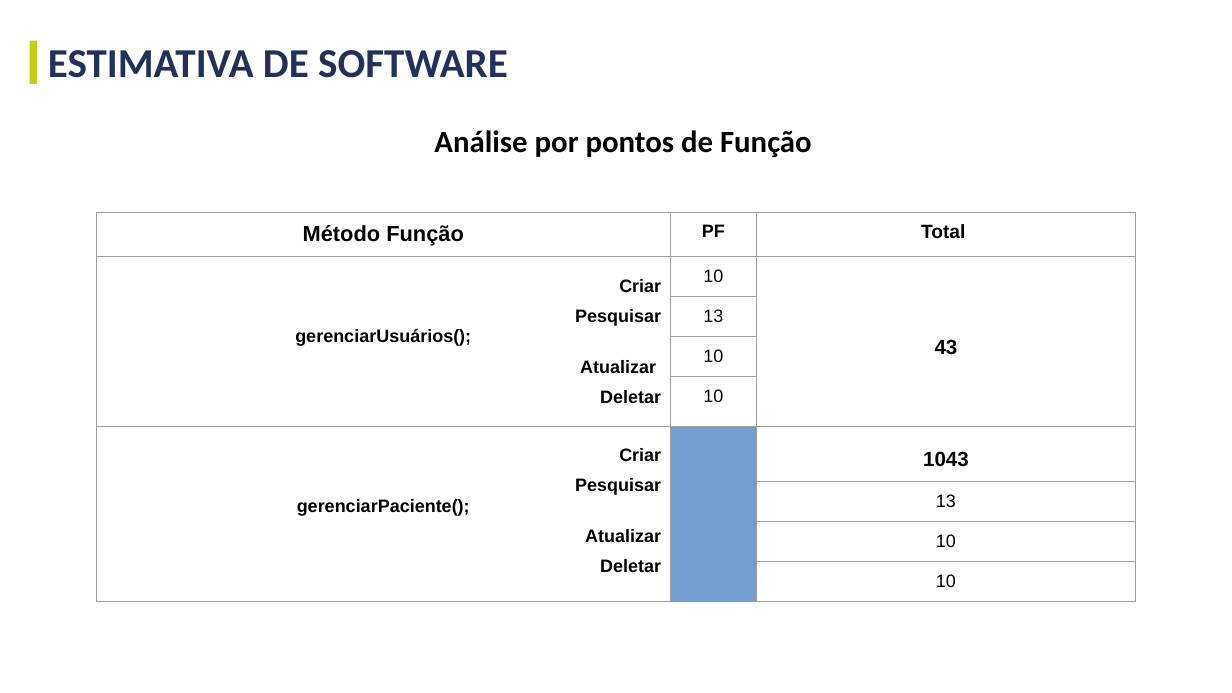
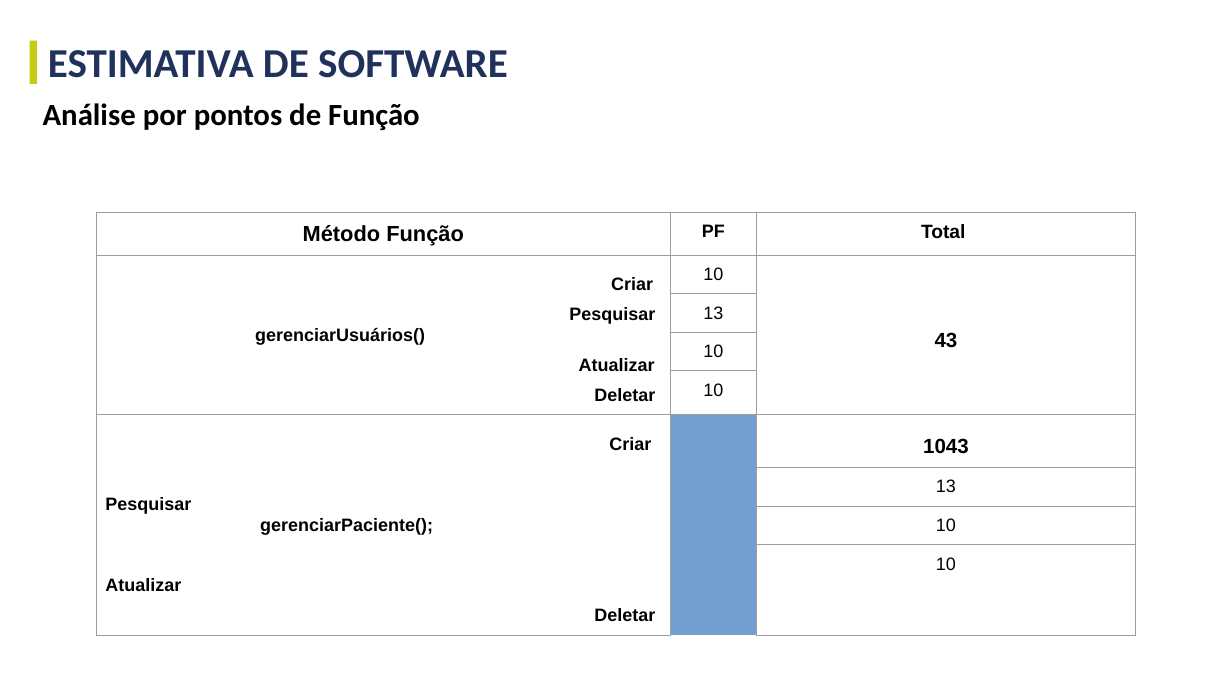
Before and after one commit to GustavoGinoTerezo/projetos-faculdade, a slide deck: slide 16 of terceiro-semestre/documentacao-e-templates/gestao-e-qualidade-de-software/Gestão e Qualidade de SW - Projeto A3 - Template.pptx (slide 15 before the commit). Drawn at 1232x693 pixels with LibreOffice and Linux fonts; fonts in the diff are those of the drawing. Boxes give left, top, right and bottom in pixels: in the first picture for what was removed or moved away, otherwise in the second. Text is boxed around its words. In the diff, an @@ line names an element or a change of style, - is before the commit and + after.

```diff
--- a/terceiro-semestre/documentacao-e-templates/gestao-e-qualidade-de-software/Gestão e Qualidade de SW - Projeto A3 - Template.pptx
+++ b/terceiro-semestre/documentacao-e-templates/gestao-e-qualidade-de-software/Gestão e Qualidade de SW - Projeto A3 - Template.pptx
@@ text "Análise por pontos de Função": place and size @@
-text "Análise por pontos de Função" at (434,130,812,157)
+text "Análise por pontos de Função" at (43,103,420,130)
@@ text "Análise por pontos de Função" at (43,103,420,130): alignment centre to left @@
@@ table at (96,213,1136,625) @@
-row 2, column 1: Criar / Pesquisar / gerenciarUsuários(); / Atualizar / Deletar
+row 2, column 1: Criar / Pesquisar / gerenciarUsuários() / Atualizar / Deletar
@@ alignment right to left @@
@@ alignment centre to left @@
```
Also in this commit, not shown: 19 other slides changed, 3 slides added, 1 slide removed, 5 other files.
